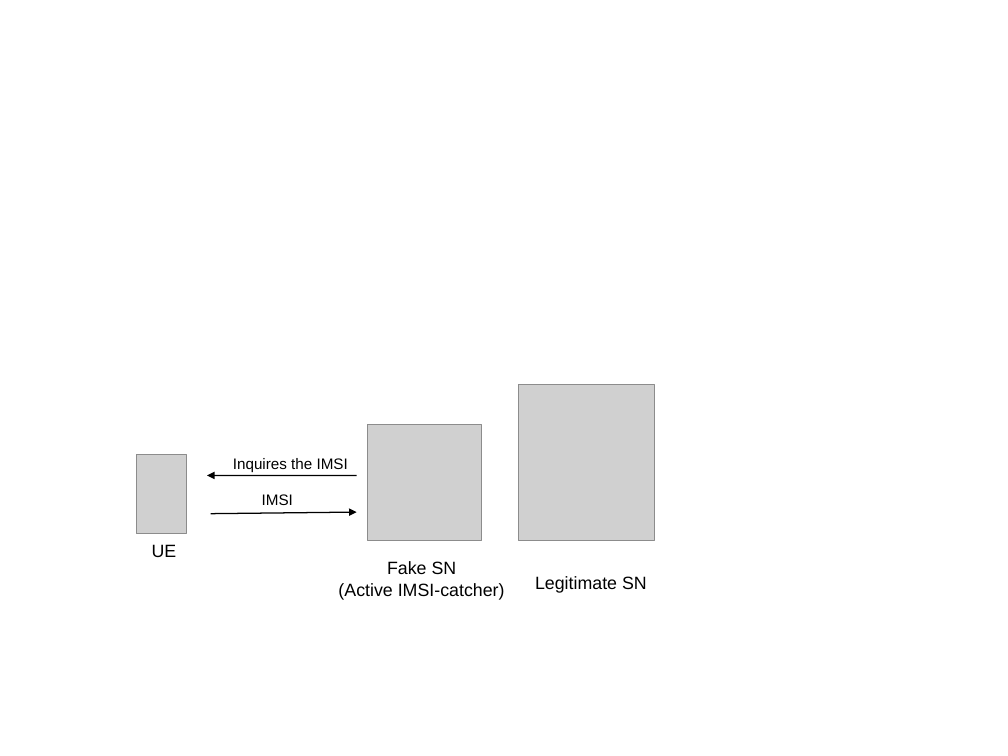
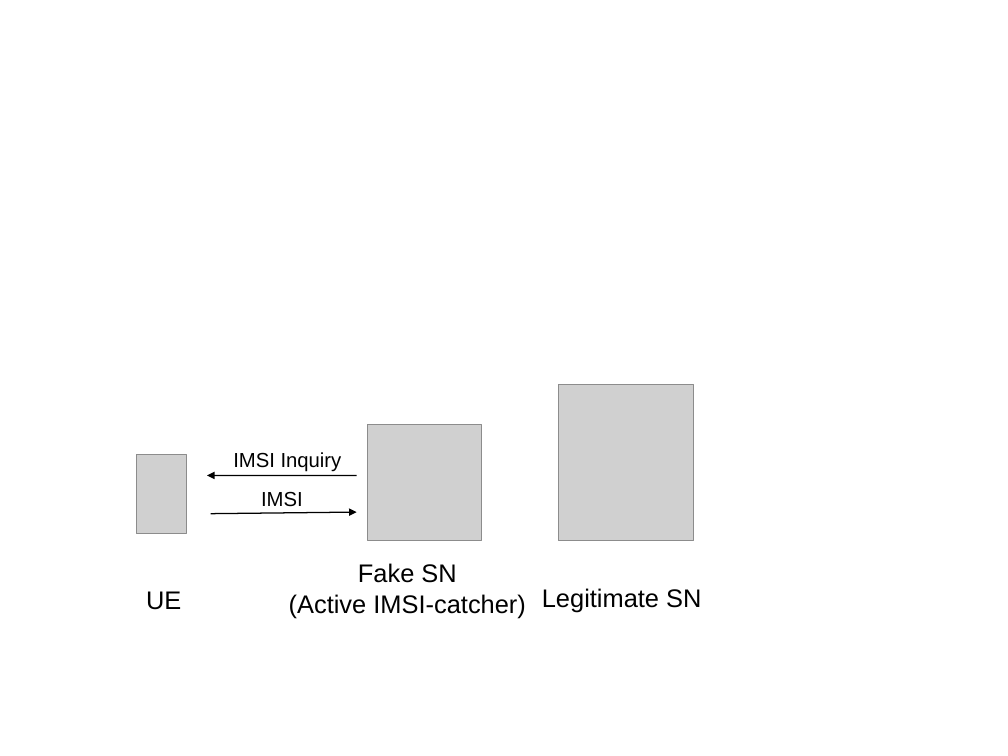
Before and after one commit to mdmohsinalikhan/5G, a slide deck: slide 1 of SSR/Active-IMSI-Cactcher.odp. Drawn at 1008x756 pixels with LibreOffice and Linux fonts; fonts in the diff are those of the drawing; grey boxes stand for pictures. Boxes give left, top, right and bottom in pixels: in the first picture for what was removed or moved away, otherwise in the second. Text is boxed around its words. In the diff, an @@ line names an element or a change of style, - is before the commit and + after.

```diff
--- a/SSR/Active-IMSI-Cactcher.odp
+++ b/SSR/Active-IMSI-Cactcher.odp
@@ picture moved from (x1=519, y1=384, x2=654, y2=542) to (x1=559, y1=384, x2=694, y2=542) @@
@@ text at (x1=233, y1=452, x2=342, y2=472): text changed; size 12 to 16 pt @@
-Inquires the IMSI
+IMSI Inquiry
@@ text "IMSI" at (x1=261, y1=491, x2=303, y2=507): size 12 to 16 pt @@
@@ text "Fake SN" moved from (x1=338, y1=561, x2=505, y2=600) to (x1=289, y1=563, x2=526, y2=618) @@
@@ text "UE" moved from (x1=152, y1=544, x2=177, y2=557) to (x1=146, y1=591, x2=181, y2=610) @@
@@ size 14 to 20 pt in 3 elements at (x1=289, y1=563, x2=526, y2=618), (x1=146, y1=591, x2=181, y2=610), (x1=542, y1=588, x2=701, y2=613) @@
@@ text "Legitimate SN" moved from (x1=535, y1=576, x2=647, y2=593) to (x1=542, y1=588, x2=701, y2=613) @@
```
Also in this commit, not shown: 26 other files.
